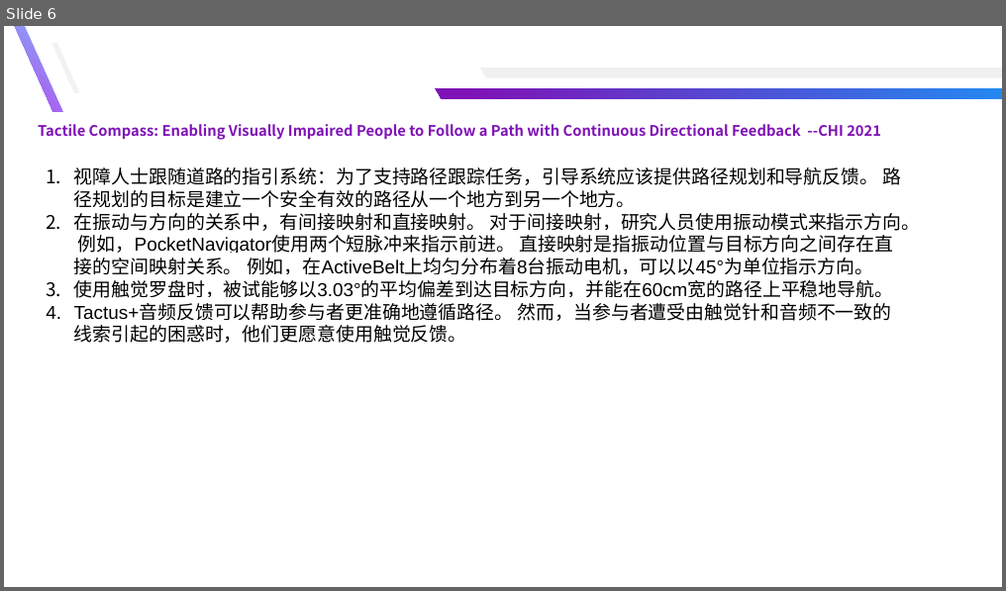
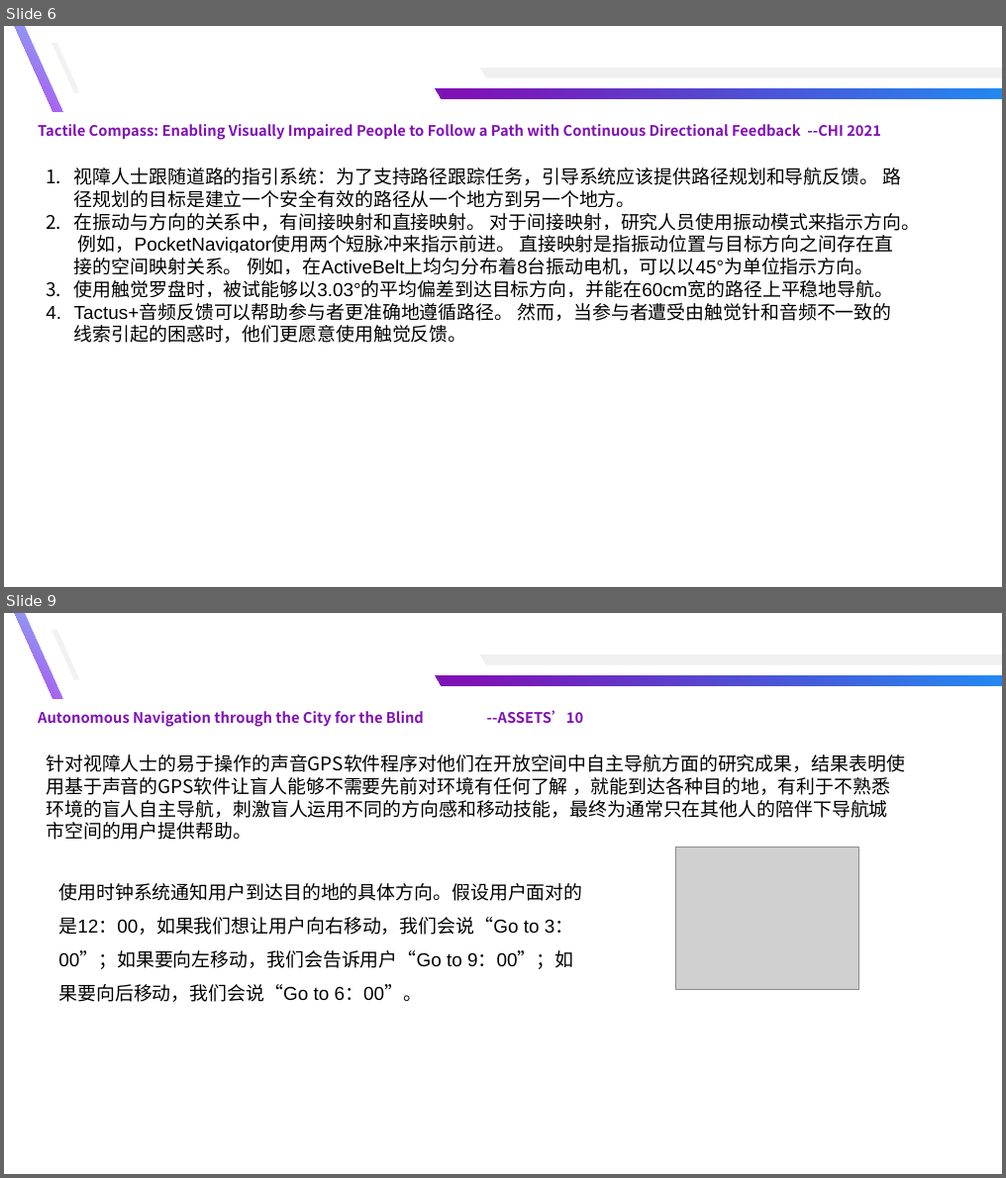
Before and after one commit to yuyongsong/Paper, a slide deck: 记录.pptx. Shown one above the other, each under a label of ours: slide 6 before the commit, slides 6 and 9 after it; the slides between them are not shown. The pictures are 1006x591 and 1006x1178 pixels, drawn with LibreOffice and Linux fonts; fonts in the diff are those of the drawing; grey boxes stand for pictures. Boxes give left, top, right and bottom in pixels: in the first picture for what was removed or moved away, otherwise in the second. Text is boxed around its words. In the diff, an @@ line names an element or a change of style, - is before the commit and + after.

```diff
--- a/记录.pptx
+++ b/记录.pptx
@@ slide 9 added at [4, 613, 1002, 1174], background #FFFFFF @@
@@ freeform shape added at [15, 613, 62, 699], fill gradient #81BDF8 to #B543ED @@
@@ freeform shape added at [52, 630, 80, 679], fill #F2F2F2 @@
@@ freeform shape added at [480, 655, 1002, 665], fill #F0F0F0 @@
@@ freeform shape added at [436, 676, 1002, 686], fill gradient #228AF2 to #7F12B6 @@
@@ text added at [38, 710, 583, 727], 14 pt, text #7F12B6, bold @@
+Autonomous Navigation through the City for the Blind --ASSETS’10
@@ text added at [46, 755, 905, 840], 18 pt, text #000000 @@
+针对视障人士的易于操作的声音GPS软件程序对他们在开放空间中自主导航方面的研究成果，结果表明使用基于声音的GPS软件让盲人能够不需要先前对环境有任何了解 ，就能到达各种目的地，有利于不熟悉环境的盲人自主导航，刺激盲人运用不同的方向感和移动技能，最终为通常只在其他人的陪伴下导航城市空间的用户提供帮助。
@@ picture added at [675, 848, 859, 990] @@
@@ text added at [58, 883, 582, 1002], 18 pt, text #000000 @@
+使用时钟系统通知用户到达目的地的具体方向。假设用户面对的是12：00，如果我们想让用户向右移动，我们会说“Go to 3：00”；如果要向左移动，我们会告诉用户“Go to 9：00”；如果要向后移动，我们会说“Go to 6：00”。
```
Also in this commit, not shown: 1 slide changed, 6 other slides added, 20 other files.
